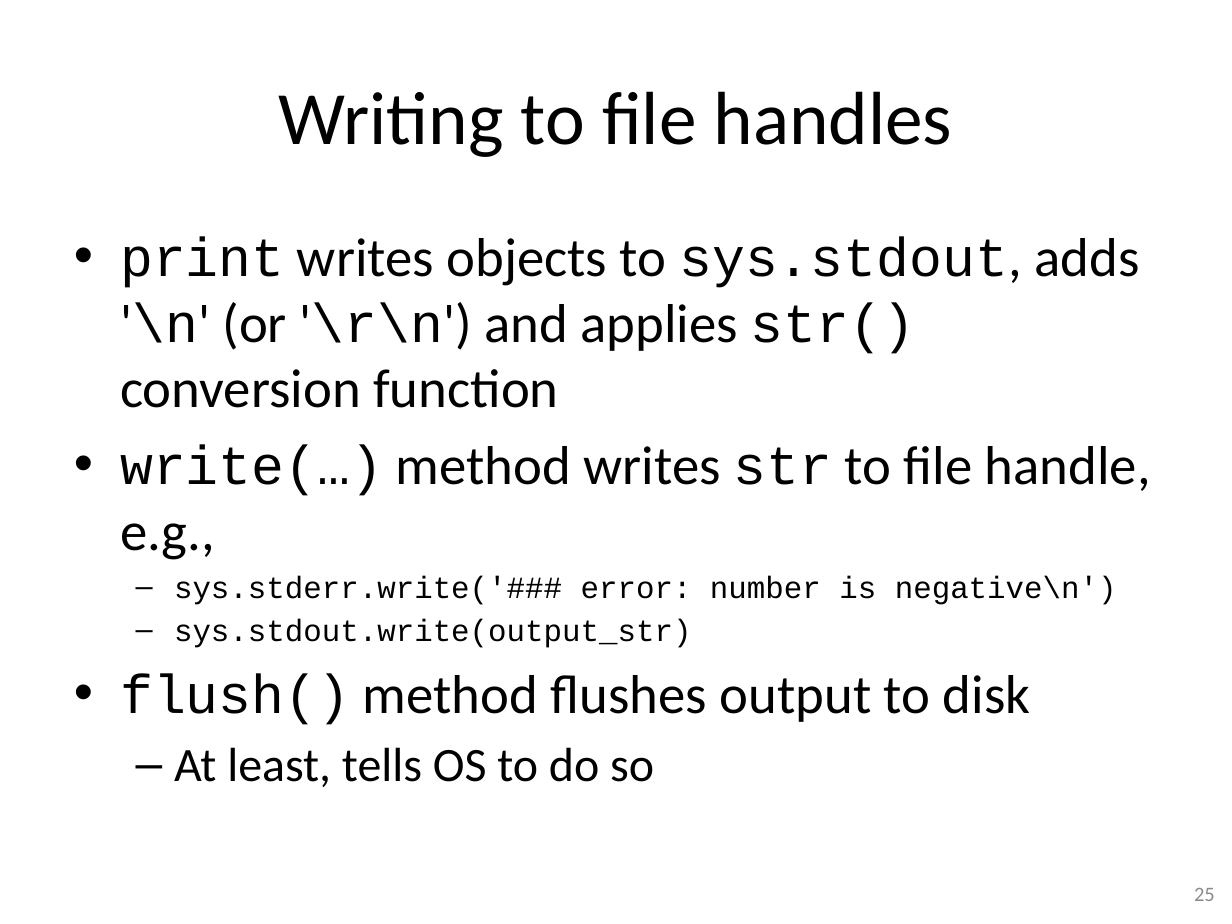
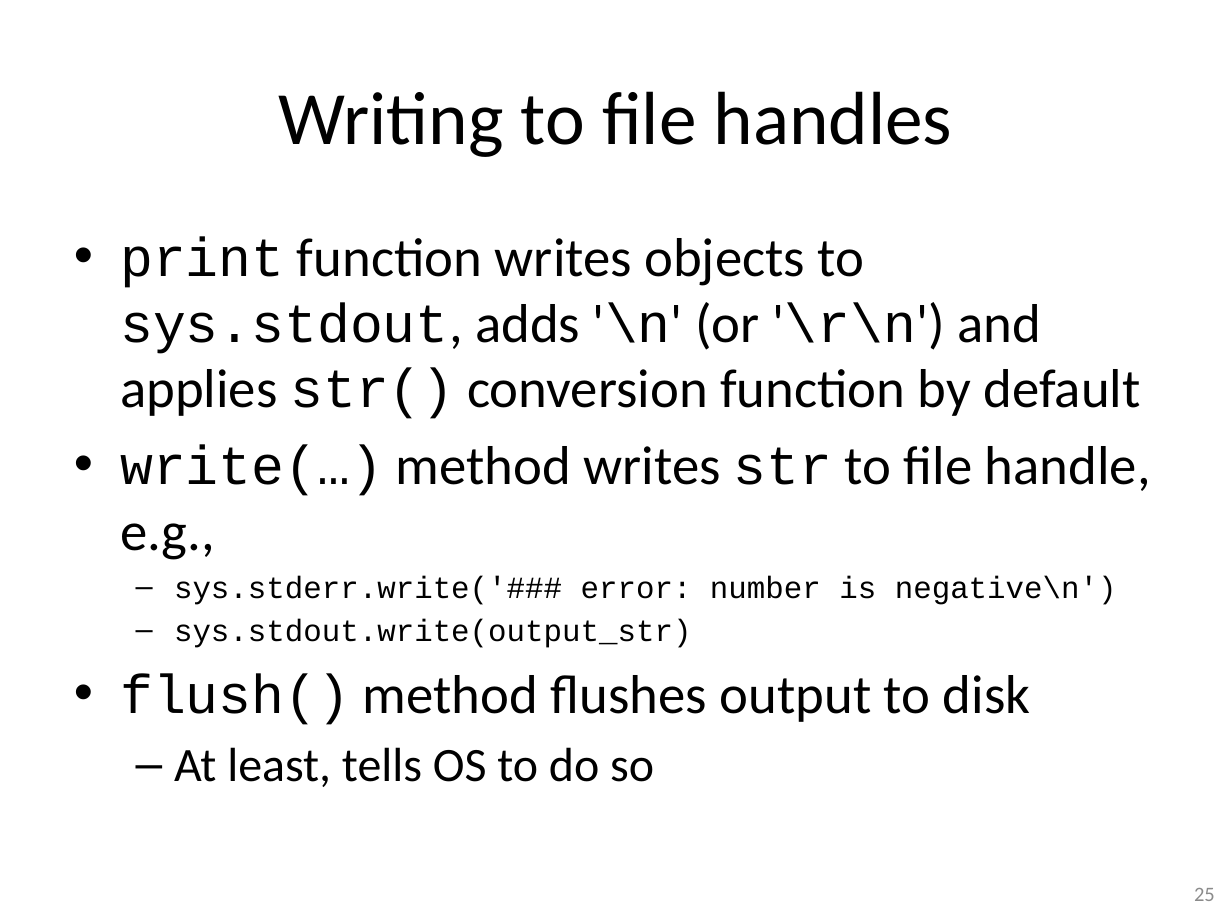
Before and after one commit to gjbex/training-material, a slide deck: slide 25 of Python/python-intro.pptx. Drawn at 1232x924 pixels with LibreOffice and Linux fonts; fonts in the diff are those of the drawing. Boxes give left, top, right and bottom in pixels: in the first picture for what was removed or moved away, otherwise in the second. Text is boxed around its words. In the diff, an @@ line names an element or a change of style, - is before the commit and + after.

```diff
--- a/Python/python-intro.pptx
+++ b/Python/python-intro.pptx
@@ text at box(120, 237, 1141, 419): text changed @@
-• print writes objects to sys.stdout, adds '\n' (or '\r\n') and applies str() conversion function
+• print function writes objects to sys.stdout, adds '\n' (or '\r\n') and applies str() conversion function by default
```
Also in this commit, not shown: 36 other slides changed.
